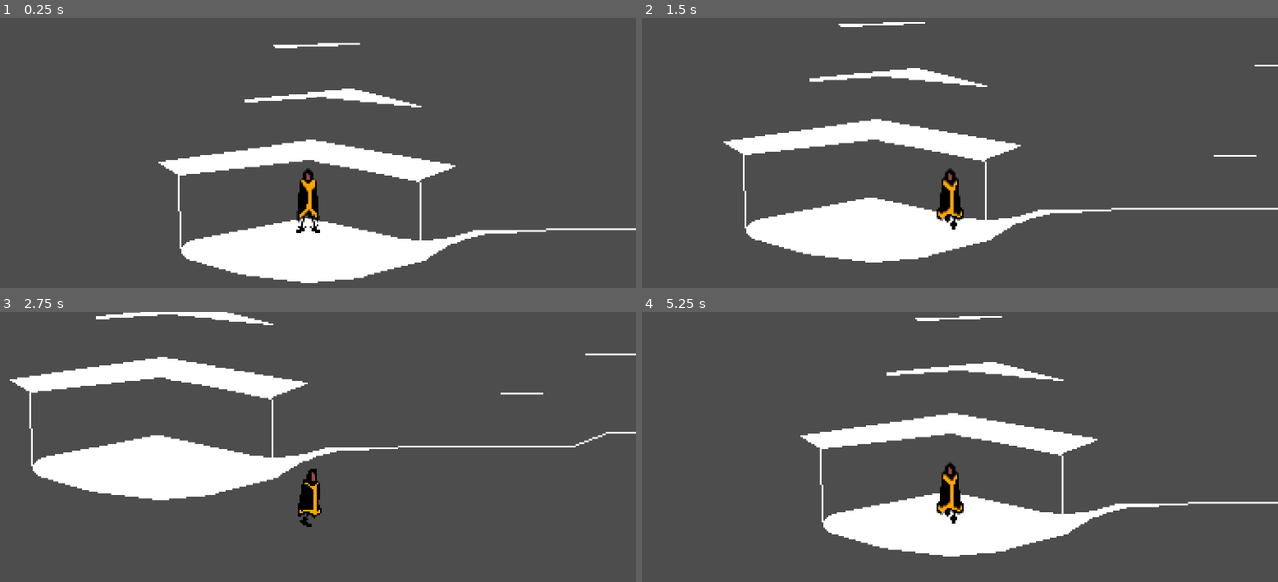
Above: before the commit, frames 1-4 (two rows, left to right).
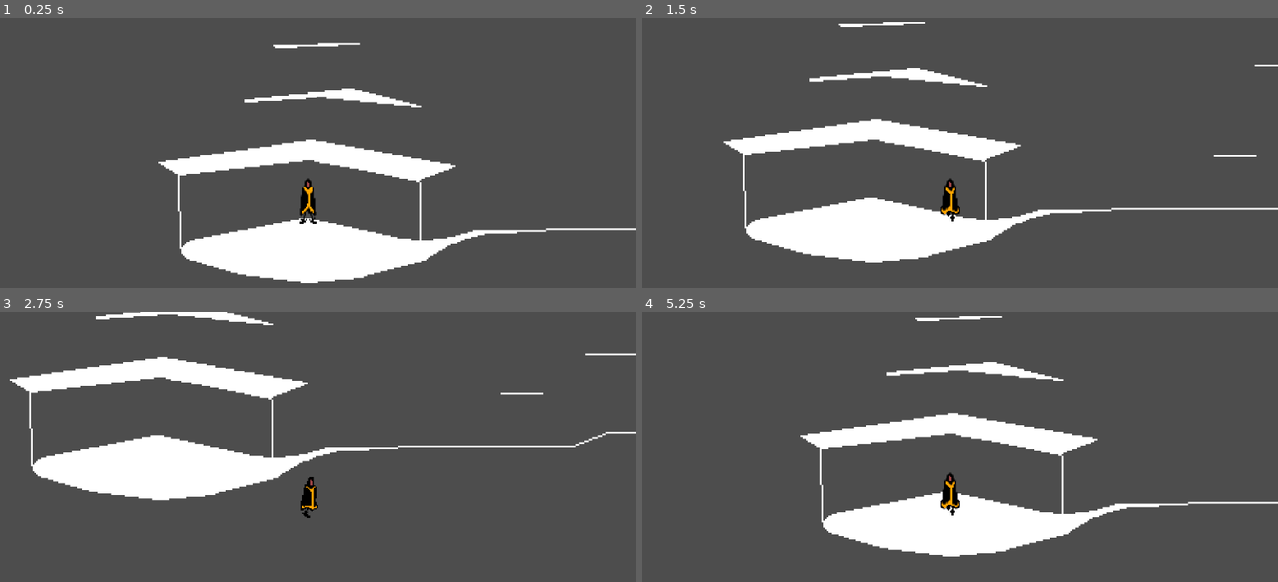
Above: after the commit, the same moments.

Repository: Lukko-Digital/upwell
Game: Godot game, scene res://src/main.tscn
Two runs of this game, one before a commit and one after it. Both use one fixed random seed, a clock stepped at 60 frames per second and the inputs below.
Inputs:
- Up to frame 1 (0.25 s): no input
- Up to frame 2 (1.5 s): hold D (right) 0.53-1.28 s; hold S (down) from 1.28 s (still down)
- Up to frame 3 (2.75 s): release S (down) at 2.03 s; hold D (right) from 2.03 s (still down)
- Up to frame 4 (5.25 s): release D (right) at 2.78 s; hold W (up) 2.78-3.53 s; hold A (left) 3.53-5.03 s; hold S (down) from 5.03 s (still down)

The runs differ from the first frame. In frame 1, 0.5% of the frame differs, in the area x 46-51%, y 55-80%; in frame 2, 0.5%; in frame 3, 0.4%; in frame 4, 0.5%.

Commit message:
scale player

Diff:
--- a/src/player.tscn
+++ b/src/player.tscn
@@ -265,12 +265,13 @@
 height = 14.0
 
 [node name="Player" type="CharacterBody2D"]
+scale = Vector2(0.7, 0.7)
 script = ExtResource("1_lbj7m")
 
 [node name="AnimatedSprite2D" type="AnimatedSprite2D" parent="."]
 sprite_frames = SubResource("SpriteFrames_4dqer")
 animation = &"idle_down"
-frame_progress = 0.897122
+frame_progress = 0.333563
 
 [node name="CollisionShape2D" type="CollisionShape2D" parent="."]
 shape = SubResource("CapsuleShape2D_n71gq")
